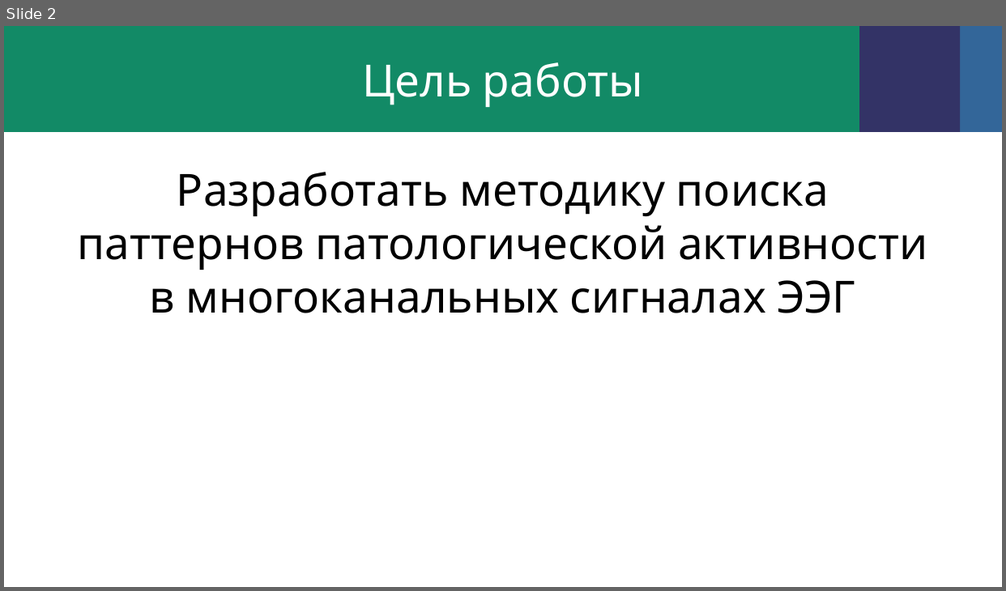
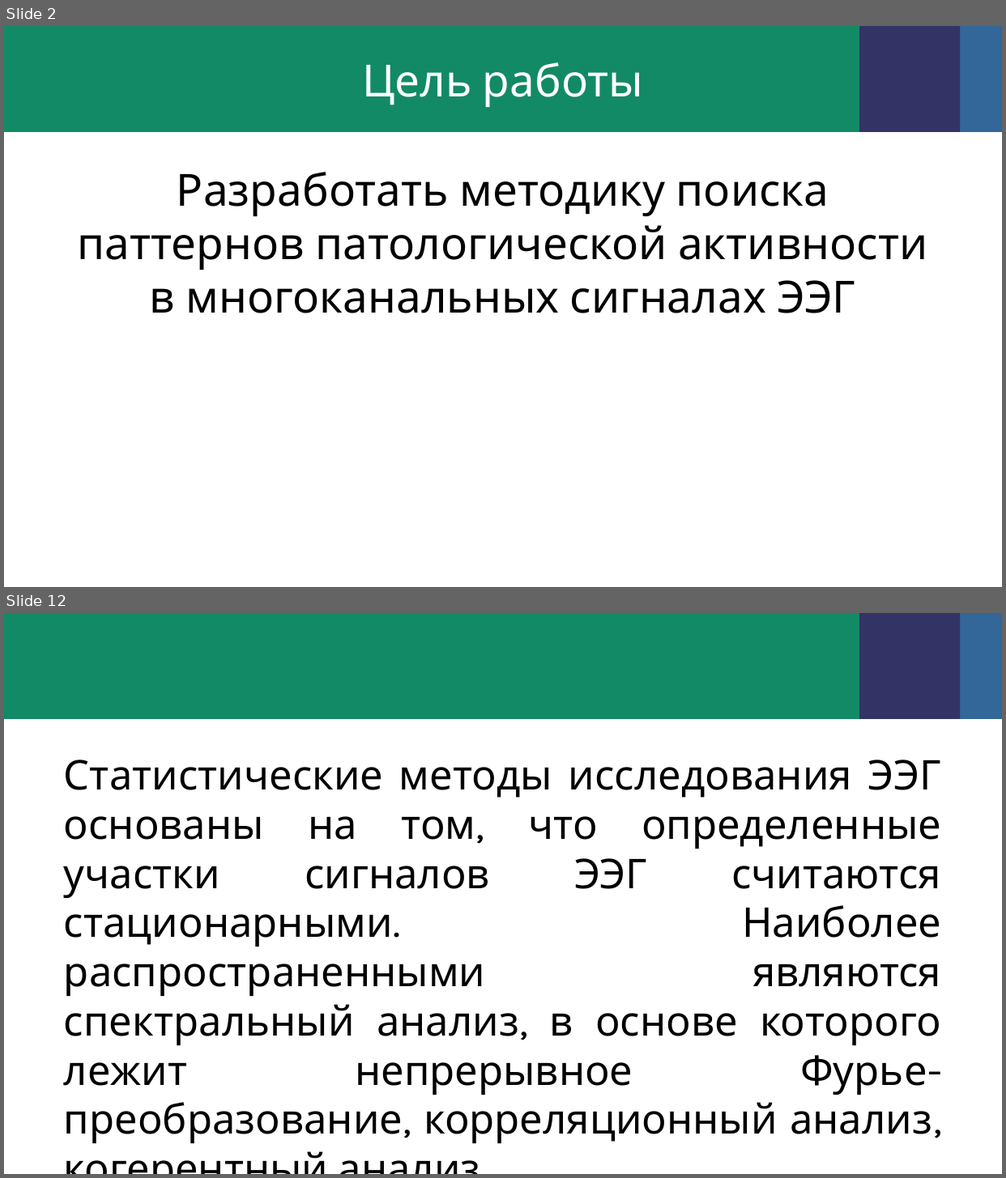
Before and after one commit to dina586/essay_eng, a slide deck: презентация.pptx. Shown one above the other, each under a label of ours: slide 2 before the commit, slides 2 and 12 after it; the slides between them are not shown. The pictures are 1006x591 and 1006x1178 pixels, drawn with LibreOffice and Linux fonts; fonts in the diff are those of the drawing; background and template pictures are left out. Boxes give left, top, right and bottom in pixels: in the first picture for what was removed or moved away, otherwise in the second. Text is boxed around its words. In the diff, an @@ line names an element or a change of style, - is before the commit and + after.

```diff
--- a/презентация.pptx
+++ b/презентация.pptx
@@ slide 12 added at [4,613,1002,1174], background picture (left out); not listed: 3 template elements that a slide beside it also shows @@
@@ text added at [64,760,941,1144], 29.6 pt, text #000000 @@
+Статистические методы исследования ЭЭГ основаны на том, что определенные участки сигналов ЭЭГ считаются стационарными. Наиболее распространенными являются спектральный анализ, в основе которого лежит непрерывное Фурье-преобразование, корреляционный анализ, когерентный анализ
```
Also in this commit, not shown: 2 slides changed, 12 other slides added, 2 slides removed, 21 other files.
